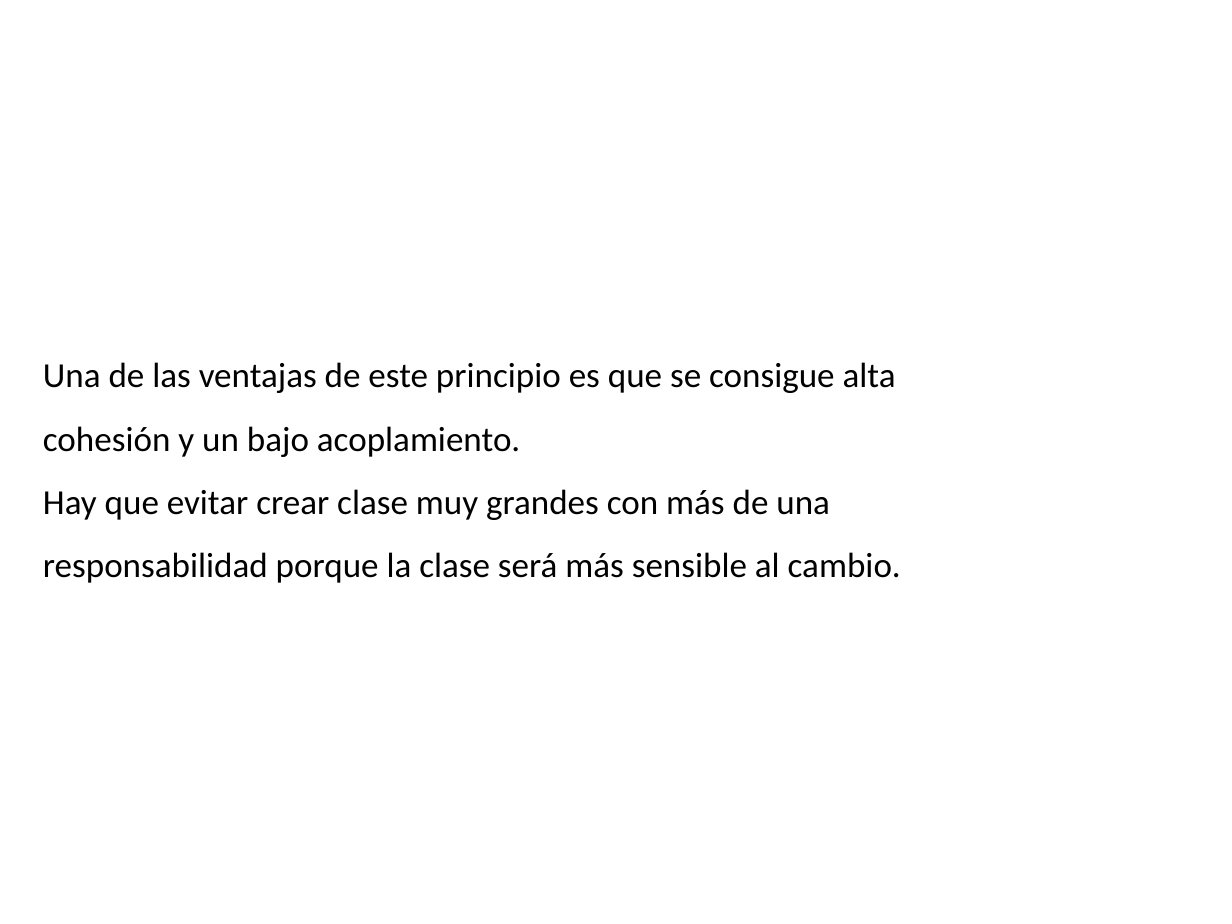
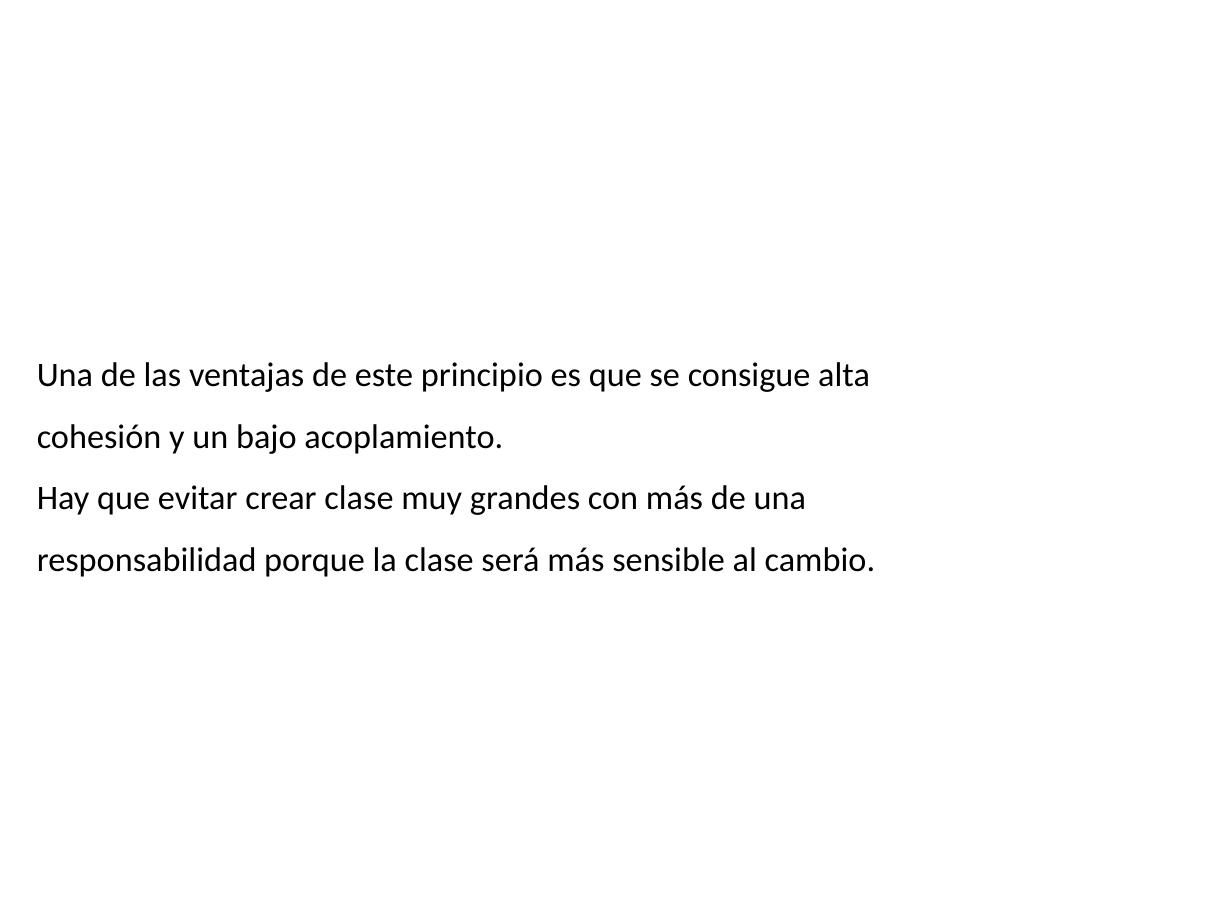
Before and after one commit to Ponchiux0710/investigation-bravo, a slide deck: slide 5 of Documents/Presentacion Responsabilidad Unica Grupo Bravo.pptx. Drawn at 1232x924 pixels with LibreOffice and Linux fonts; fonts in the diff are those of the drawing; background and template pictures are left out. Boxes give left, top, right and bottom in pixels: in the first picture for what was removed or moved away, otherwise in the second. Text is boxed around its words. In the diff, an @@ line names an element or a change of style, - is before the commit and + after.

Commit message:
edicion Presentacion Responsabilidad Unica Grupo Bravo.pptx

```diff
--- a/Documents/Presentacion Responsabilidad Unica Grupo Bravo.pptx
+++ b/Documents/Presentacion Responsabilidad Unica Grupo Bravo.pptx
@@ text "Una de las ventajas de ..." at (37,362,876,577): size 20.5 to 20 pt @@
```
Also in this commit, not shown: 4 other slides changed, 3 slides added.
